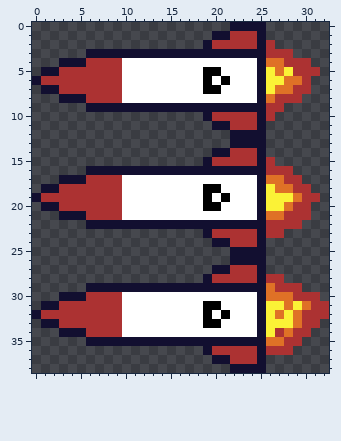
Pixel-art sprite, stored at art/missleSprites.png. That is the earlier state.
The file is 33x39 pixels.
After the commit:
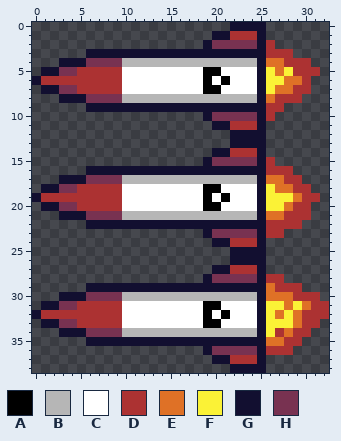
Palette (. is transparent): A #000000  B #b6b6b6  C #ffffff  D #ac3232  E #df7126  F #fbf236  G #120f30  H #783251
Difference:
Changed rows in their new state; - is an unchanged pixel.
first column x 3:
 2 -----------------HHHHH
 4 ---HHHHBBBBBBBBBBBBBBB
 5 HH--------------------
 7 HH--------------------
 8 ---HHHHBBBBBBBBBBBBBBB
10 -----------------HHHHH
first column x 3:
15 -----------------HHHHH
17 ---HHHHBBBBBBBBBBBBBBB
18 HH--------------------
20 HH--------------------
21 ---HHHHBBBBBBBBBBBBBBB
23 -----------------HHHHH
first column x 3:
28 -----------------HHHHH
30 ---HHHHBBBBBBBBBBBBBBB
31 HH--------------------
33 HH--------------------
34 ---HHHHBBBBBBBBBBBBBBB
36 -----------------HHHHH
